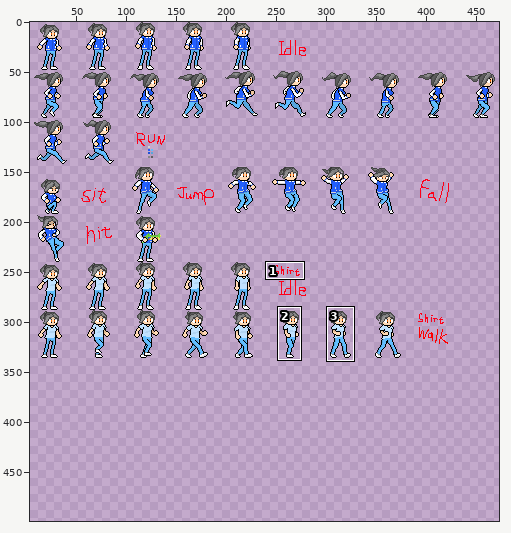
Two versions of one sprite sheet, Assets/Resources/Art/Player/Sprite-female.png. Above, an overview of the earlier version with the close-up marked.
Close-up. Earlier state:
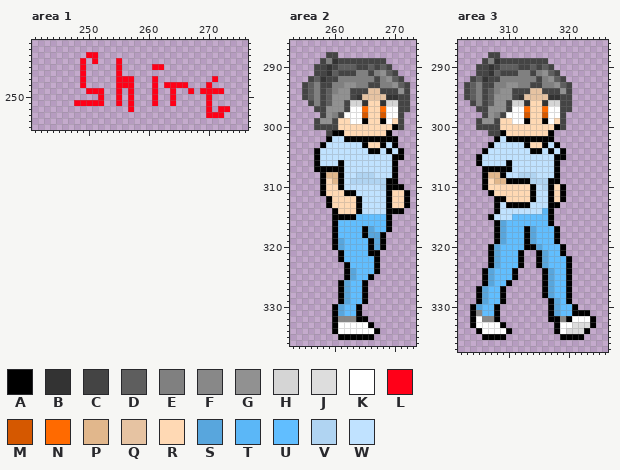
The file is 500x500 pixels. Colours within 5 levels of each other are drawn and written as one. Shown: area 1: x 241..276, y 241..255; area 2: x 253..273, y 286..336; area 3: x 302..326, y 286..337. The wide view leaves out empty margins. The commit also changed other parts of the picture, which this record leaves out.
Palette (. is transparent): A #000000  B #333333  C #444444  D #5e5e5e  E #808080  F #888888  G #919191  H #d5d5d5  J #dddddd  K #ffffff  L #ff0018  M #d55800  N #ff6a00  P #e1b78c  Q #e6c3a2  R #ffd9b4  S #58a6dd  T #5bb7f7  U #61beff  V #b0d4f2  W #c0e2ff
After the commit:
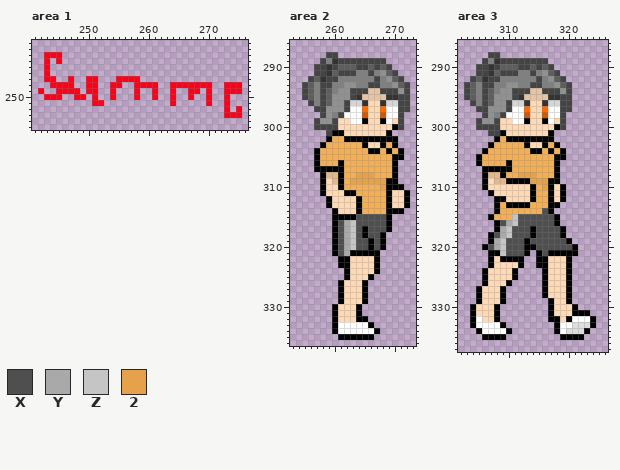
Colours new in this view: X #4f4f4f  Y #a9a9a9  Z #c5c5c5  2 #e6a24b
Changes in this commit:
colour W: #c0e2ff -> #f4ae53
Changed rows in their new state; - is a pixel that keeps its letter.
Area 1:
first column x 242:
243 -LLL----..------------------------
244 -L-L---.-.---.--------------------
245 -L-----.-----.-----..-------------
246 -L-----.-----.--------------------
247 -LL--L-.LL------L--.---------.----
248 --LLLL-.LL--L-..LLL--.---LLL---LLL
249 L--LLLL---.-L.-.L---------L.-..LLL
250 -LLL--LL-L.-L.-.L--------L-----L--
251 ------...----.-.---.-----------L--
252 ---------------.------------.-.--L
253 ----------------------------...LLL
Area 2:
first column x 263:
308 -222--
309 222222
310 -----2
first column x 260:
315 ----XXXXX
316 -XYZXXXXX
317 -XYZX-XXX
318 -XYZX-XX-
319 -XYZXX-X-
320 -XYZXX-X-
321 AXYAAA---
322 --ARRRR--
323 -A-RRRR--
324 ---RRRR--
325 ---RRR---
326 --RRR----
327 --RRR----
328 --RRR----
329 --RRR----
330 -RRR-----
331 -RRR-----
332 -RRR-----
Area 3:
first column x 312:
308 222--
309 --222
310 ----2
first column x 305:
314 -----------X-----
315 ------ZXXXXXXA---
316 ----XYZXXXXXXA---
317 ----YZXXXAXXXXA--
318 --AXYZXXXAXXXXA--
319 --AYZXXX-XXXXXXA-
320 -AXYZXXX--XXXXXXA
321 ---AZXXXA--XAA-AA
322 ---RAAA----ARRR--
323 ---RRRR----ARRR--
324 --RRRR------RRR--
325 --RRRR------RRR--
326 --RRR-------RRR--
327 -RRR--------RRR--
328 -RRR--------RRR--
329 -RRR---------RR--
330 RRR----------RRR-
331 RRR----------RRR-
332 -RR-----------R--
Changed places in both close-ups, as pixel boxes (x1, y1, x2, y2):
changed: (38, 52, 242, 118)
changed: (320, 136, 398, 322)
changed: (476, 136, 578, 322)
